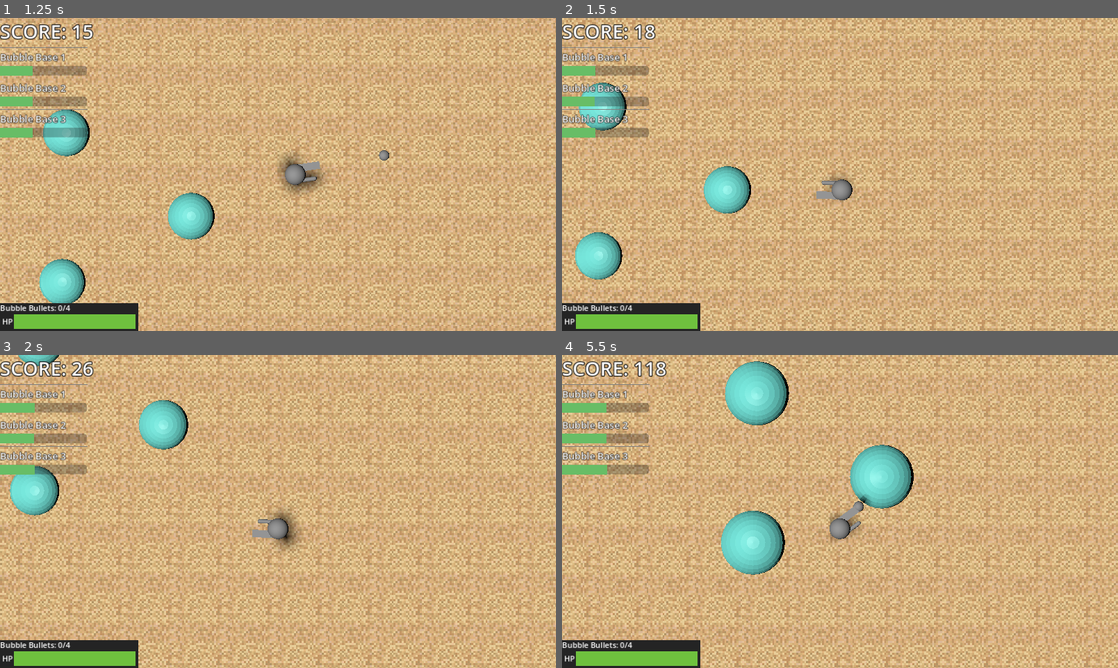
Above: before the commit, frames 1-4 (two rows, left to right).
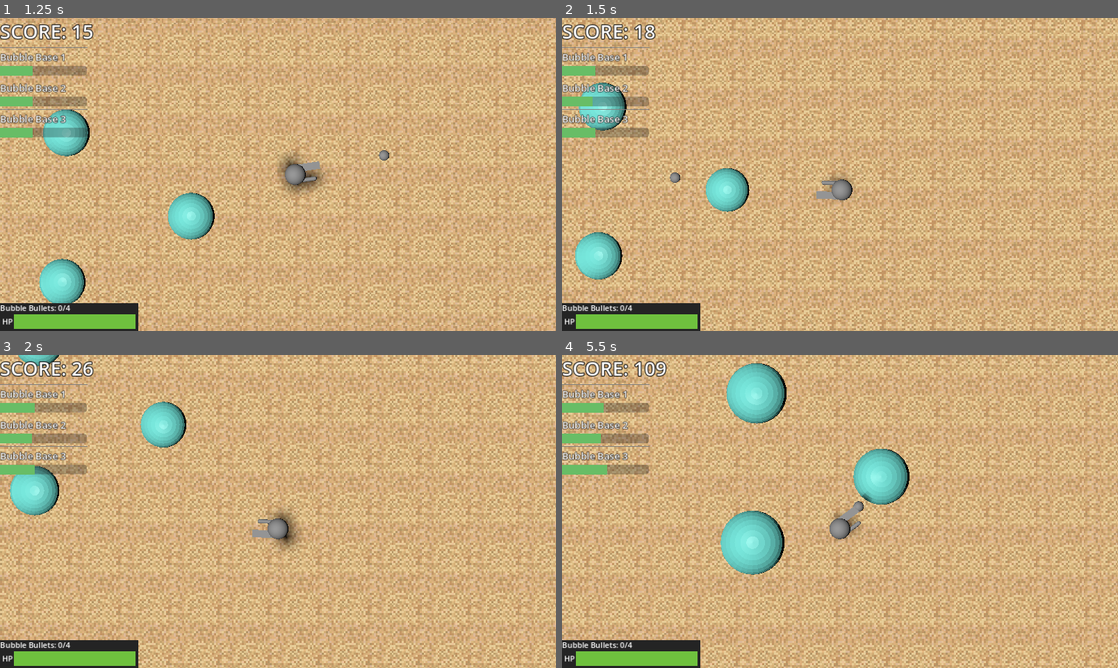
Above: after the commit, the same moments.

Repository: BlackBarman/GGJ_2025
Game: Godot game, scene res://Levels/level.tscn
Two runs of this game, one before a commit and one after it. Both use one fixed random seed, a clock stepped at 60 frames per second and the inputs below.
Inputs (mouse positions are in pixels of both pictures, inside the frame that each line leads up to):
- Up to frame 1 (1.25 s): tap Enter (ui_accept) at 0.5, 0.77 s; move the mouse to (400, 158) at 0.52 s; press the mouse at (400, 158) at 0.53 s; hold Right (ui_right) from 0.53 s (still down)
- Up to frame 2 (1.5 s): move the mouse to (728, 190) at 1.27 s; release Right (ui_right) at 1.28 s; release the mouse at (728, 190) at 1.28 s; hold Down (ui_down) from 1.28 s (still down); click (728, 190) at 1.35 s
- Up to frame 3 (2 s): keep holding Down (ui_down); tap Enter (ui_accept) at 1.52 s
- Up to frame 4 (5.5 s): move the mouse to (895, 442) at 2.02 s; release Down (ui_down) at 2.03 s; press the mouse at (895, 442) at 2.03 s; hold Right (ui_right) 2.03-2.78 s; move the mouse to (812, 574) at 2.77 s; release the mouse at (812, 574) at 2.78 s; hold Up (ui_up) 2.78-3.53 s; click (812, 574) at 2.85 s; tap Enter (ui_accept) at 3.02, 3.77, 4.52 s; move the mouse to (1006, 558) at 3.52 s; press the mouse at (1006, 558) at 3.53 s; hold Left (ui_left) 3.53-5.03 s; move the mouse to (673, 464) at 4.27 s; release the mouse at (673, 464) at 4.28 s; click (673, 464) at 4.35 s; move the mouse to (867, 511) at 5.02 s; press the mouse at (867, 511) at 5.03 s; hold Down (ui_down) from 5.03 s (still down)

Frame 1 is identical in both runs. In frame 2, 0.3% of the frame differs, in the area x 5-34%, y 25-63%; in frame 3, 0.3%; in frame 4, 10%, in the area x 0-100%, y 0-100%.

Commit message:
fixed bubble not taking any dmg
also bullet was not piercing the bubble

Diff:
--- a/ggj_2025/LevelIngredients/enemy_manager.gd
+++ b/ggj_2025/LevelIngredients/enemy_manager.gd
@@ -29,6 +29,6 @@
 		var path_length = $SpawnLocation.curve.get_baked_length()
 		var offset = randf_range(0.0, path_length)
 		var enemy_spawn_location = $SpawnLocation.curve.sample_baked(offset)
+		add_child(enemy)
 
 		enemy.global_position = global_transform.basis * enemy_spawn_location
-		add_child(enemy)
--- a/ggj_2025/bullet.gd
+++ b/ggj_2025/bullet.gd
@@ -22,10 +22,17 @@
 		queue_free()
 	elif body.get_parent().is_in_group("BubbleBaseGroup"):
 		body.get_parent()._decrease_size(friendly_damage)
-		queue_free()
 	elif body.get_parent().is_in_group("BubbleBullet"):
 		body.get_parent()._explode()
 		queue_free()
 
+
+
 func _on_timer_timeout() -> void:
 	queue_free()
+
+
+func _on_area_3d_area_entered(area: Area3D) -> void:
+	if area.is_in_group("BubbleBaseGroup"):
+		print("ciao")
+	pass # Replace with function body.
--- a/ggj_2025/bullet.tscn
+++ b/ggj_2025/bullet.tscn
@@ -10,7 +10,7 @@
 [node name="Bullet" type="Node3D" groups=["PlayerBullet"]]
 script = ExtResource("1_3t4ks")
 bullet_speed = 100.0
-friendly_damage = 0.01
+friendly_damage = 0.1
 
 [node name="Area3D" type="Area3D" parent="."]
 transform = Transform3D(0.5, 0, 0, 0, 0.5, 0, 0, 0, 0.5, 0, 0, 0)
@@ -29,6 +29,7 @@
 unique_name_in_owner = true
 wait_time = 3.0
 
+[connection signal="area_entered" from="Area3D" to="." method="_on_area_3d_area_entered"]
 [connection signal="body_entered" from="Area3D" to="." method="_on_area_3d_body_entered"]
 [connection signal="screen_exited" from="VisibleOnScreenNotifier3D" to="." method="_on_visible_on_screen_notifier_3d_screen_exited"]
 [connection signal="timeout" from="Timer" to="." method="_on_timer_timeout"]
--- a/ggj_2025/user_interface.tscn
+++ b/ggj_2025/user_interface.tscn
@@ -329,6 +329,7 @@
 color = Color(0.141176, 0.141176, 0.141176, 1)
 
 [node name="VBoxContainer" type="VBoxContainer" parent="Credits"]
+layout_mode = 0
 offset_right = 302.0
 offset_bottom = 154.0
 
